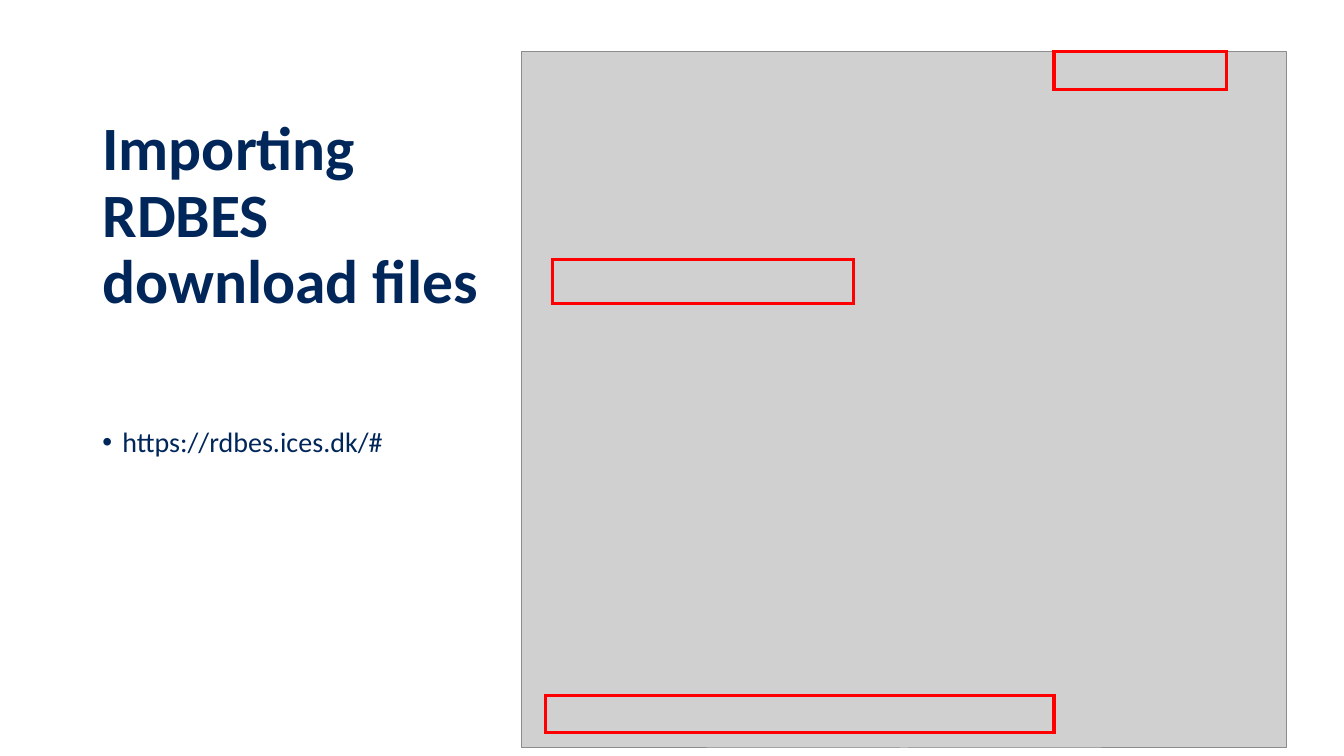
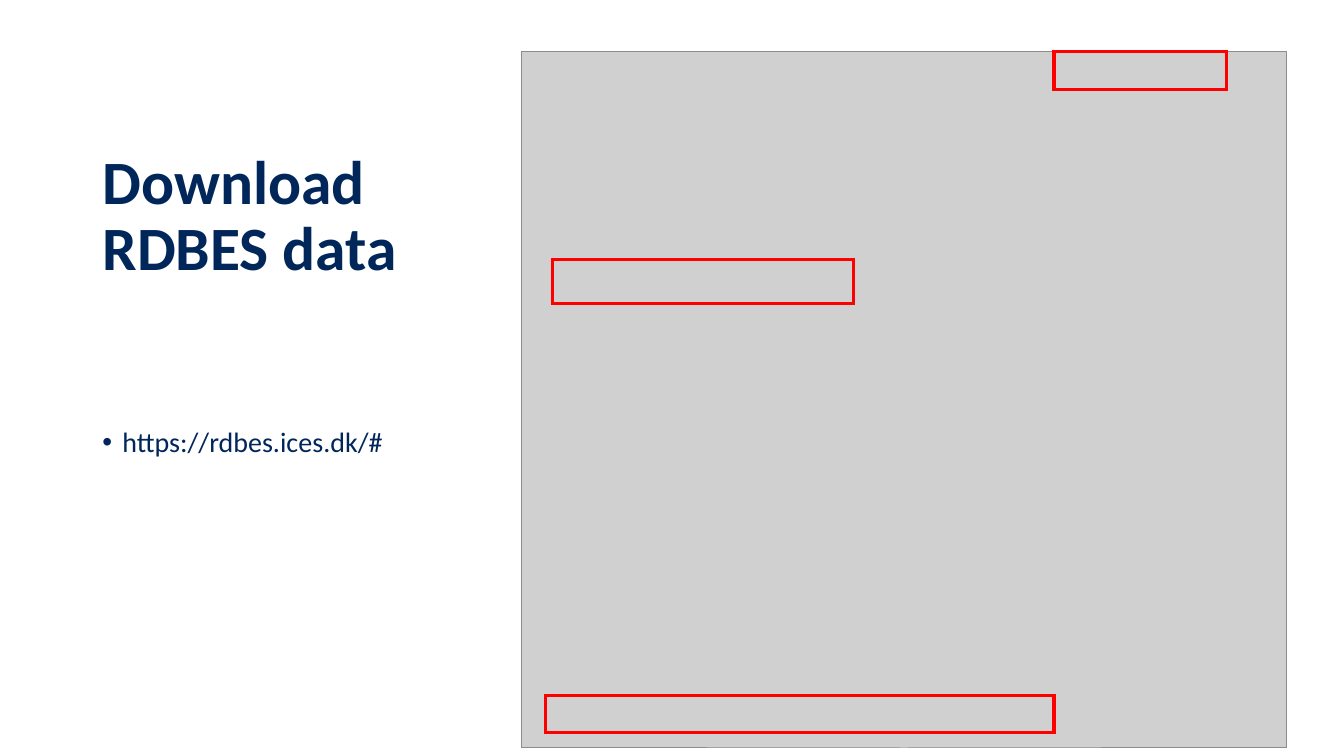
Before and after one commit to ices-tools-dev/RDBEScore, a slide deck: slide 5 of WGRDBES-EST/presentations/package_overview_11-03-2026.pptx. Drawn at 1344x756 pixels with LibreOffice and Linux fonts; fonts in the diff are those of the drawing; grey boxes stand for pictures; background and template pictures are left out. Boxes give left, top, right and bottom in pixels: in the first picture for what was removed or moved away, otherwise in the second. Text is boxed around its words. In the diff, an @@ line names an element or a change of style, - is before the commit and + after.

```diff
--- a/WGRDBES-EST/presentations/package_overview_11-03-2026.pptx
+++ b/WGRDBES-EST/presentations/package_overview_11-03-2026.pptx
@@ title at (x1=102, y1=160, x2=397, y2=271): text changed @@
-Importing RDBES download files
+Download RDBES data
```
Also in this commit, not shown: 1 slide added, 1 other file.
